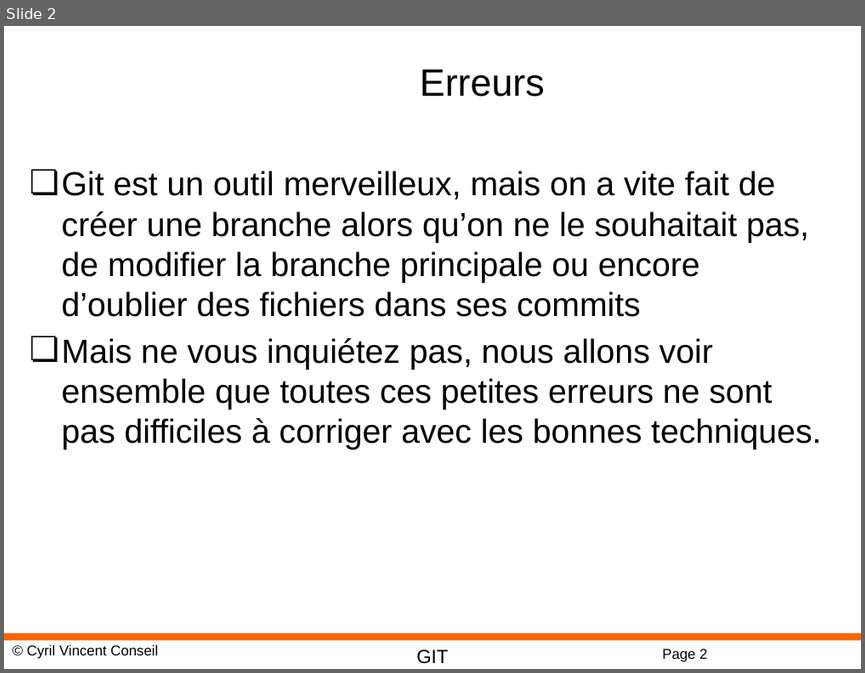
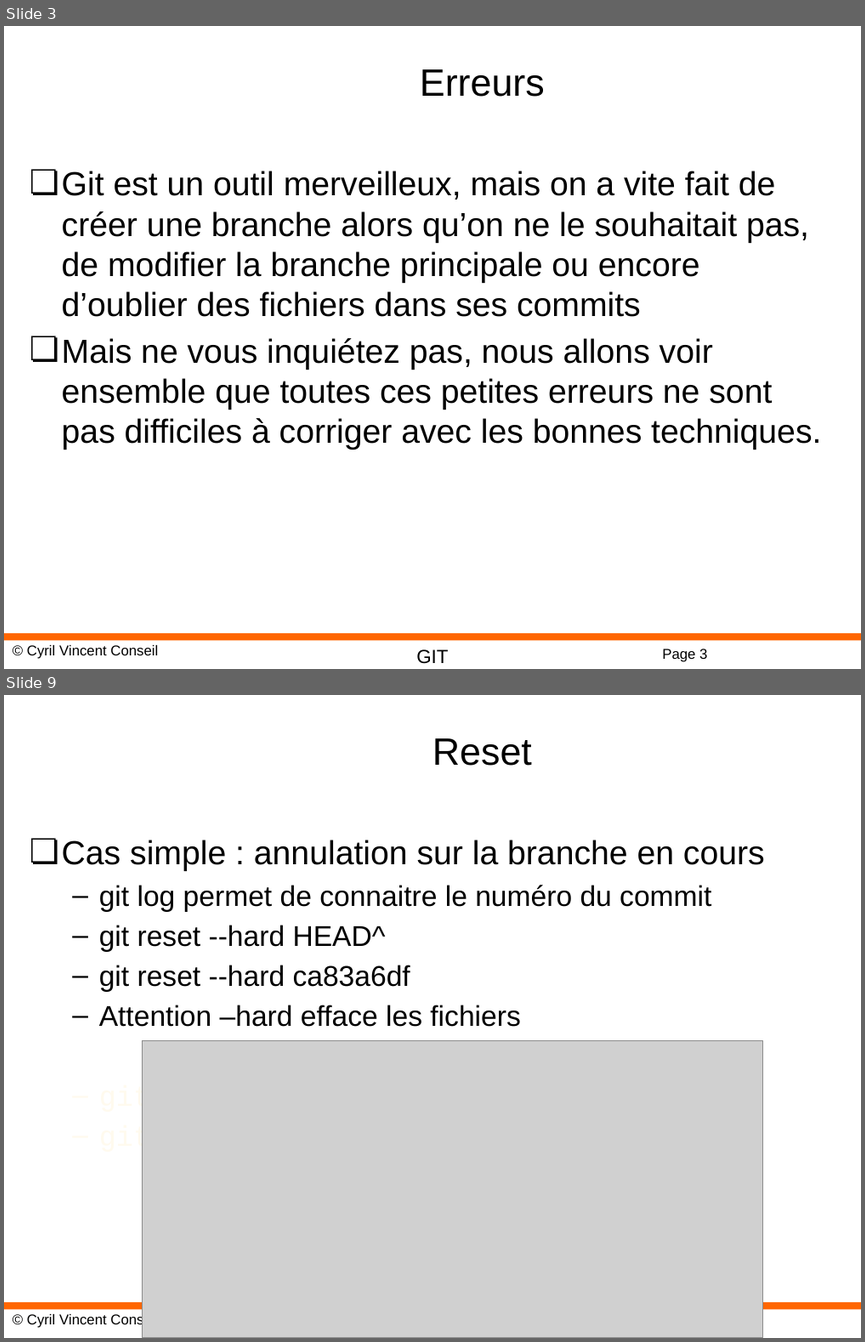
Before and after one commit to cyrilvincent/git, a slide deck: ppt/GIT05-Conflicts.pptx. Shown one above the other, each under a label of ours: slide 2 before the commit, slides 3 and 9 after it; the slides between them are not shown. The pictures are 865x673 and 865x1342 pixels, drawn with LibreOffice and Linux fonts; fonts in the diff are those of the drawing; grey boxes stand for pictures; background and template pictures are left out. Boxes give left, top, right and bottom in pixels: in the first picture for what was removed or moved away, otherwise in the second. Text is boxed around its words. In the diff, an @@ line names an element or a change of style, - is before the commit and + after.

Commit message:
branch test

```diff
--- a/ppt/GIT05-Conflicts.pptx
+++ b/ppt/GIT05-Conflicts.pptx
@@ slide 9 added at [4, 695, 861, 1338], background #FFFFFF; not listed: 4 template elements that a slide beside it also shows @@
@@ title added at [432, 738, 532, 766], 32 pt, text #000000 @@
+Reset
@@ text added at [62, 839, 765, 1153], 24 pt, text #000000 @@
+❏ Cas simple : annulation sur la branche en cours
+  – git log permet de connaitre le numéro du commit
+  – git reset --hard HEAD^
+  – git reset --hard ca83a6df
+  – Attention –hard efface les fichiers
+  – git reset --hard HEAD^
+  – git reset --hard HEAD^
@@ picture added at [142, 1040, 762, 1338] @@
@@ what was slide 2 is now slide 3 @@
@@ page number at [662, 648, 707, 662]: text changed @@
-Page 2
+Page 3
```
Also in this commit, not shown: 9 other slides added, 3 other files.
